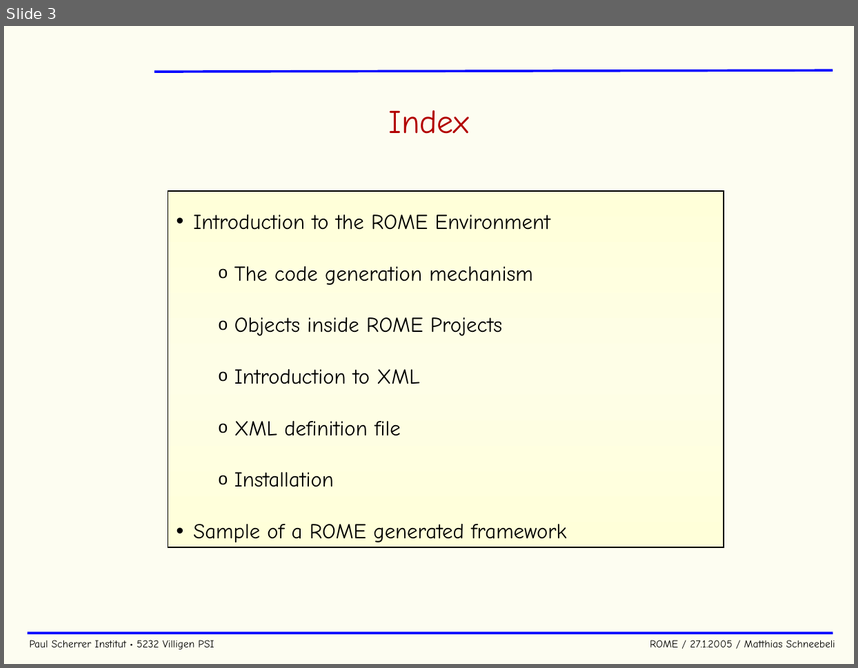
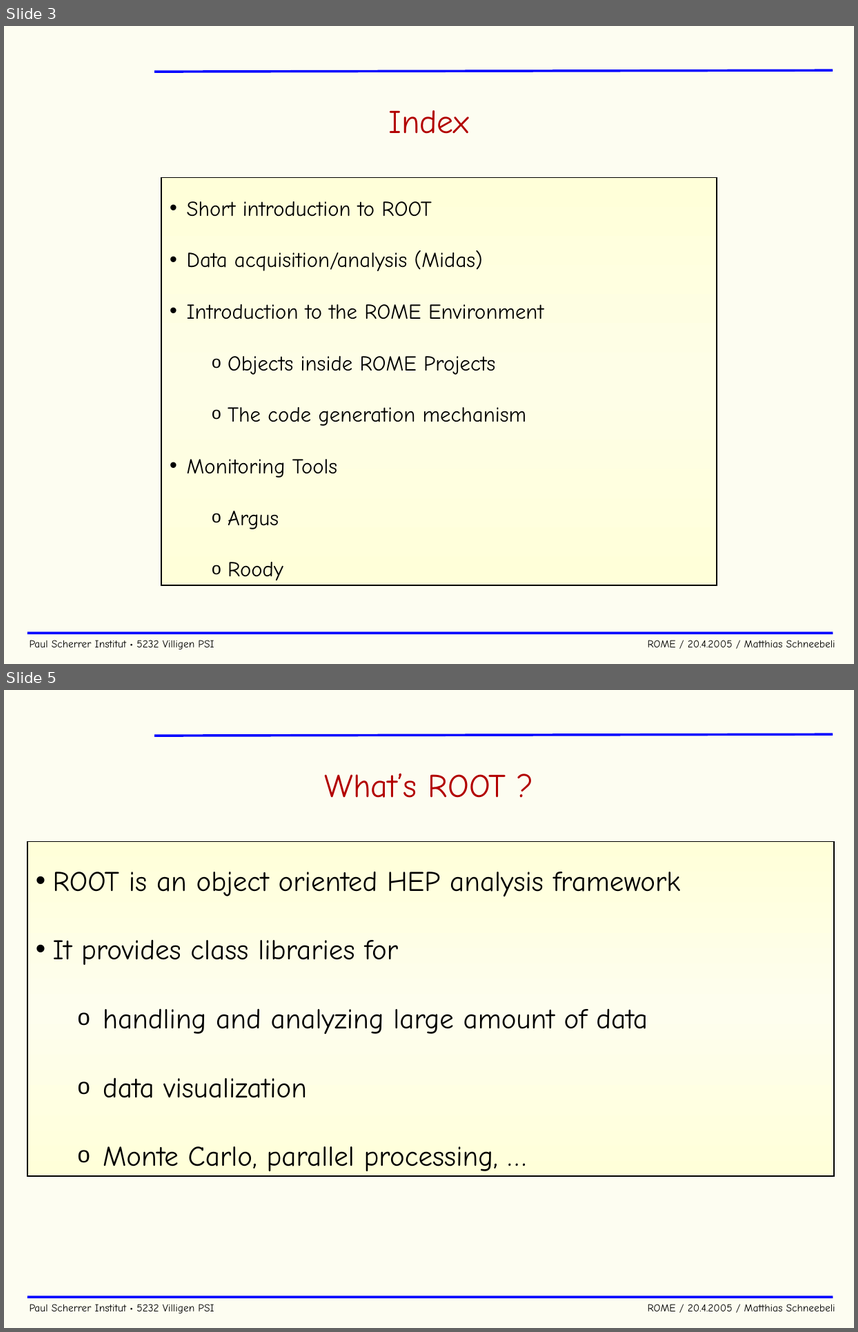
Before and after one commit to cjpl/rome, a slide deck: documentation/ROME.ppt. Shown one above the other, each under a label of ours: slide 3 before the commit, slides 3 and 5 after it; the slides between them are not shown. The pictures are 858x668 and 858x1332 pixels, drawn with LibreOffice and Linux fonts; fonts in the diff are those of the drawing; background and template pictures are left out. Boxes give left, top, right and bottom in pixels: in the first picture for what was removed or moved away, otherwise in the second. Text is boxed around its words. In the diff, an @@ line names an element or a change of style, - is before the commit and + after.

```diff
--- a/documentation/ROME.ppt
+++ b/documentation/ROME.ppt
@@ slide 5 added at [4, 690, 854, 1328], background #FDFDF1; not listed: 3 template elements that a slide beside it also shows @@
@@ title added at [325, 773, 506, 798], 28 pt, text #B20000 @@
+What’s ROOT ?
@@ rectangle added at [27, 841, 833, 1176], fill gradient #FFFFD9 to #FEFEEE, outline #000000 0.99 pt, 24 pt, text #000000 @@
+• ROOT is an object oriented HEP analysis framework
+• It provides class libraries for
+  o handling and analyzing large amount of data
+  o data visualization
+  o Monte Carlo, parallel processing, …
@@ slide 3 changed as well @@
@@ rectangle "Short introduction to ROOT": place and size @@
-rectangle "Short introduction to ROOT" at [168, 191, 724, 547]
+rectangle "Short introduction to ROOT" at [161, 177, 717, 586]
@@ text in rectangle at [187, 201, 483, 271]: paragraphs added @@
+• Short introduction to ROOT
+• Data acquisition/analysis (Midas)
@@ text in rectangle at [228, 356, 495, 374]: paragraph added @@
+  o Objects inside ROME Projects
@@ text in rectangle at [187, 459, 337, 580]: text changed @@
-  o Objects inside ROME Projects
-  o Introduction to XML
-  o XML definition file
-  o Installation
-• Sample of a ROME generated framework
+• Monitoring Tools
+  o Argus
+  o Roody
@@ text at [30, 639, 835, 649]: text changed @@
-Paul Scherrer Institut • 5232 Villigen PSI ROME / 27.1.2005 / Matthias Schneebeli
+Paul Scherrer Institut • 5232 Villigen PSI ROME / 20.4.2005 / Matthias Schneebeli
```
Also in this commit, not shown: 38 other slides changed, 16 other slides added, 1 slide removed, 1 other file.
